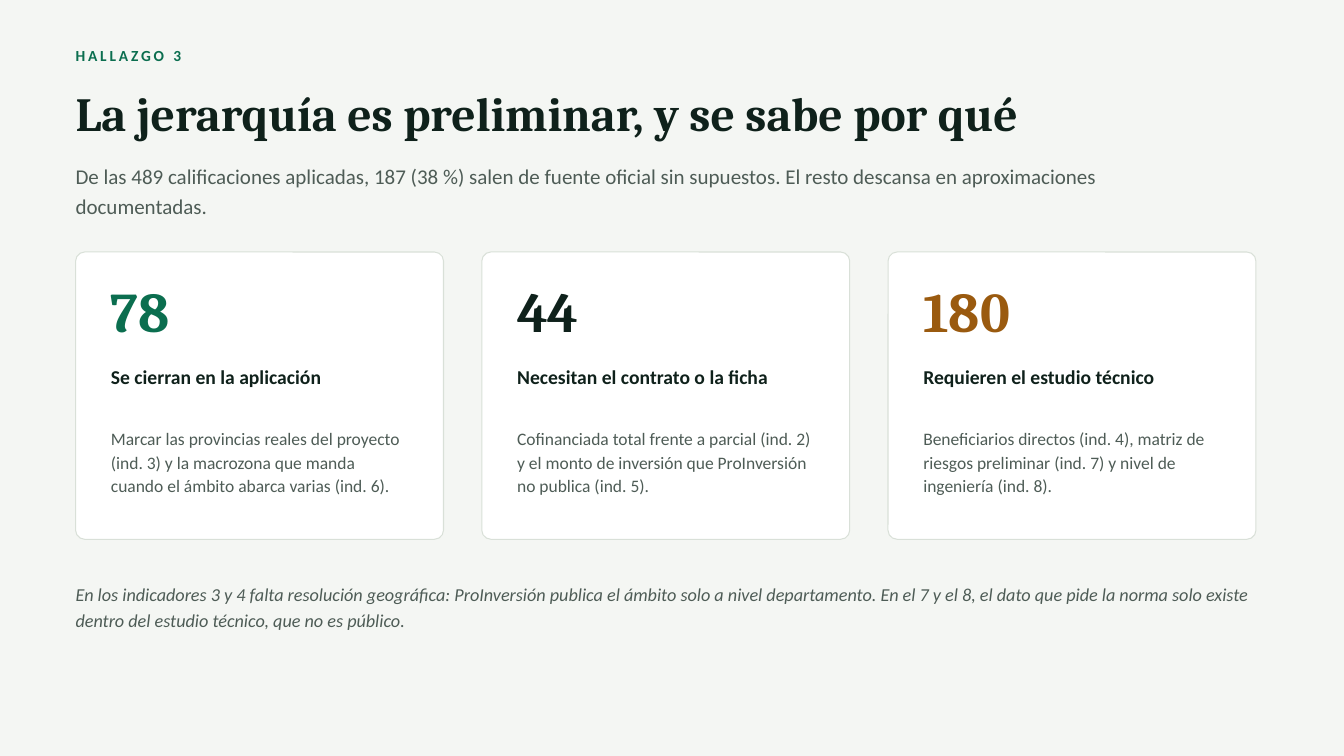
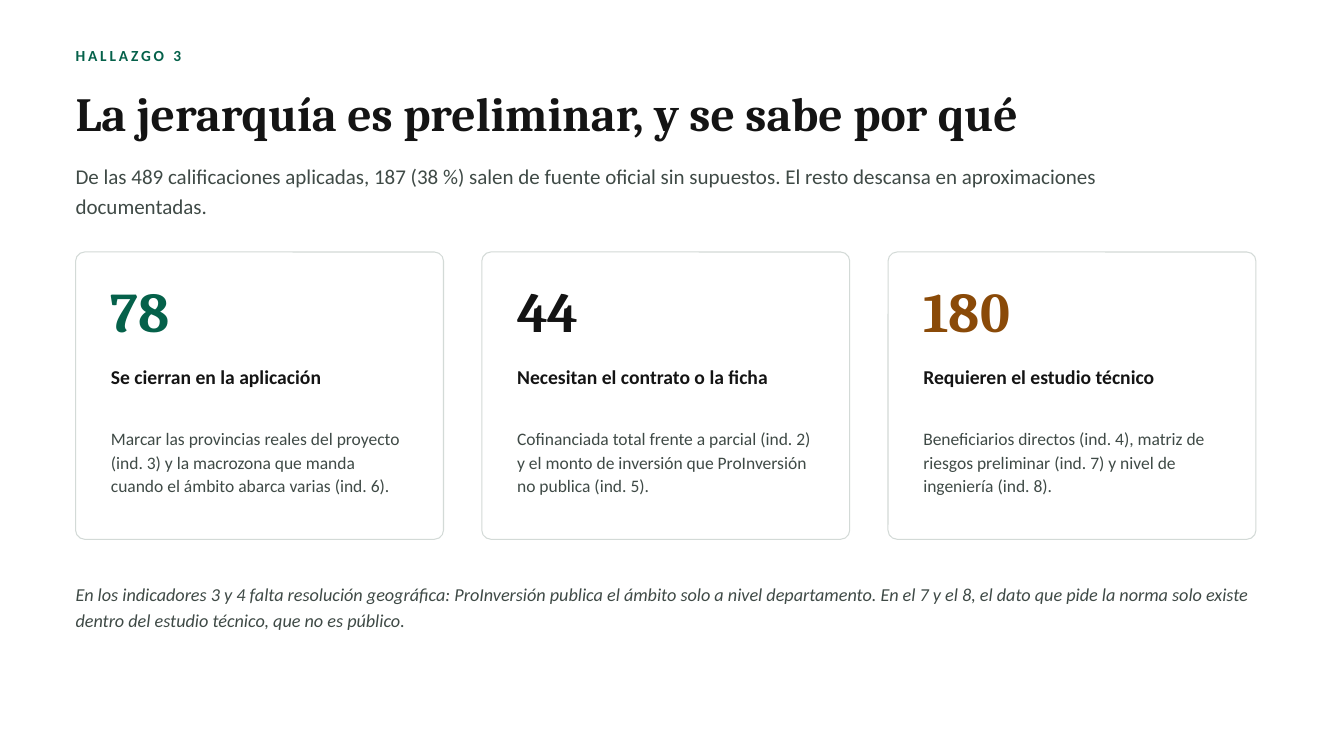
Before and after one commit to OBueno2785/Jerarquizador_APP, a slide deck: slide 10 of diseno/Resumen_Ejecutivo_Priorizacion_APP.pptx. Drawn at 1344x756 pixels with LibreOffice and Linux fonts; fonts in the diff are those of the drawing. Boxes give left, top, right and bottom in pixels: in the first picture for what was removed or moved away, otherwise in the second. Text is boxed around its words. In the diff, an @@ line names an element or a change of style, - is before the commit and + after.

```diff
--- a/diseno/Resumen_Ejecutivo_Priorizacion_APP.pptx
+++ b/diseno/Resumen_Ejecutivo_Priorizacion_APP.pptx
@@ background #F4F6F3 to #FFFFFF @@
@@ outline #D9E0D8 0.75 pt to #D3DAD7 0.75 pt in 3 elements at <box>76,252,444,539</box>, <box>482,252,850,539</box>, <box>888,252,1256,539</box> @@
@@ text "180" at <box>923,294,1010,333</box>: text colour #9A5A0F to #8A4A08 @@
@@ text colour #4E5C56 to #3F4A46 in 5 elements at <box>76,169,1096,214</box>, <box>111,433,400,494</box>, <box>517,432,810,495</box>, <box>923,432,1205,495</box>, <box>76,588,1248,630</box> @@
```
Also in this commit, not shown: 10 other slides changed, 3 other files.
